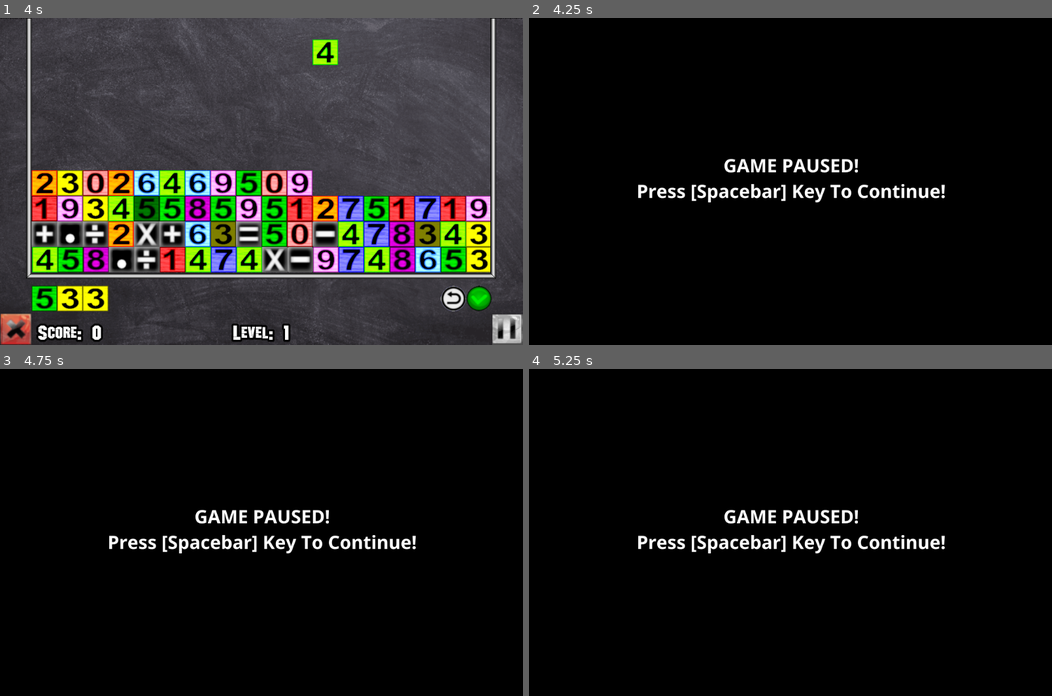
Above: before the commit, frames 1-4 (two rows, left to right).
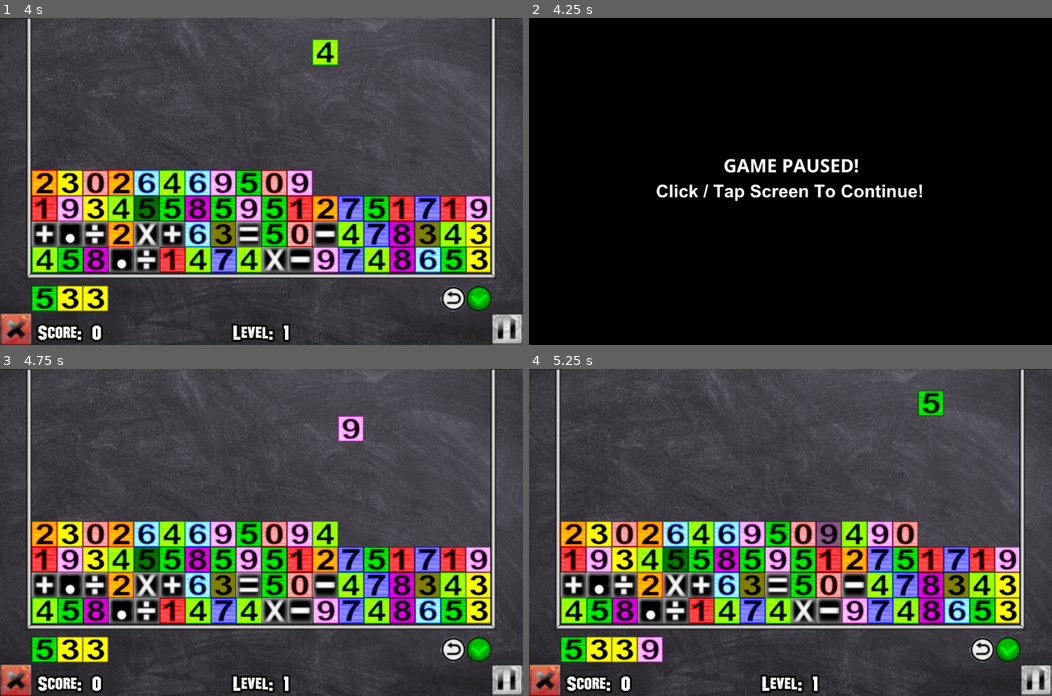
Above: after the commit, the same moments.

Repository: savantsavior/numbersfall
Game: Godot game, scene res://Main.tscn
The game is run twice, just before and just after one commit, with the same random seed, the same clock (stepped at 60 frames per second) and the same inputs.
Inputs (mouse positions are in pixels of both pictures, inside the frame that each line leads up to):
- Up to frame 1 (4 s): tap Enter at 0.5, 0.8, 3.8 s; move the mouse to (376, 165) at 0.52 s; hold Right (KeyboardRight) 0.53-1.25 s; hold Z (ButtonOne) 0.53-1.25 s; click (376, 165) at 0.67 s; drag from (156, 197) to (235, 246) at 1.27 s; move the mouse to (313, 109) at 2.02 s; hold Right (KeyboardRight) 2.03-2.75 s; tap Backspace at 2.1 s; click (313, 109) at 2.17 s; tap Shift at 2.3 s; drag from (235, 246) to (104, 132) at 2.77 s; move the mouse to (418, 230) at 3.52 s; hold Left (KeyboardLeft) from 3.53 s (still down); hold Z (ButtonOne) from 3.53 s (still down); click (418, 230) at 3.67 s
- Up to frame 2 (4.25 s): keep holding Left (KeyboardLeft); keep holding Z (ButtonOne); tap Space (Pause) at 4.15 s
- Up to frame 3 (4.75 s): release Left (KeyboardLeft) at 4.25 s; release Z (ButtonOne) at 4.25 s; drag from (104, 483) to (183, 450) at 4.27 s
- Up to frame 4 (5.25 s): move the mouse to (816, 532) at 5.02 s; hold Down (KeyboardDown) from 5.03 s (still down); tap Enter at 5.1 s; click (816, 532) at 5.17 s

Frame 1 is identical in both runs. In frame 2, 1.5% of the frame differs, in the area x 20-80%, y 50-57%; in frame 3, 95%, in the area x 0-100%, y 0-100%; in frame 4, 94%.

Commit message:
Bug Fixes

Diff:
--- a/project_numbersfall/InputCore.gd
+++ b/project_numbersfall/InputCore.gd
@@ -356,6 +356,8 @@
 
 #----------------------------------------------------------------------------------------
 func _input(event):
+	var touchDetected = false
+
 	InputDetected = false
 
 	KeyboardSpacebarPressed = false
@@ -364,47 +366,49 @@
 
 	KeyTypedOnKeyboard = "`"
 
-	if (ScreensCore.OperatingSys != ScreensCore.OSAndroid):
-		if (ScreensCore.ScreenToDisplay != ScreensCore.PlayingGameScreen):
-			MouseButtonLeftPressed = false
-
-		TouchTwoPressed = false
-	elif (ScreensCore.ScreenToDisplay != ScreensCore.PlayingGameScreen):
-		MouseButtonLeftPressed = false
-		TouchTwoPressed = false
-
 	if ScreensCore.ScreenFadeStatus != ScreensCore.FadingIdle:  return
 
 	MouseButtonLeftPressed = false
 	if (InputCore.DelayAllUserInput > -1):  return
 
-	if (ScreensCore.OperatingSys != ScreensCore.OSAndroid || ScreensCore.VideoAndroid == true):
-		if event is InputEventKey:
-			InputDetected = true
-			if event.keycode == KEY_ESCAPE and event.pressed:
-				if (ScreensCore.ScreenToDisplay < ScreensCore.TitleScreen):  AudioCore.PlayEffect(1)
-				ScreensCore.ScreenToDisplayNext = ScreensCore.TitleScreen
-				ScreensCore.ScreenFadeStatus = ScreensCore.FadingToBlack
-				LogicCore.StillPlaying = false
-				LogicCore.GameQuit = true
-				LogicCore.GameOver = true
-				InputCore.MouseButtonLeftPressed = false
-				InputCore.DelayAllUserInput = 35
-				AudioCore.PlayMusic(0, true)
-			elif event.keycode == KEY_SPACE and event.pressed:
-				if (ScreensCore.ScreenToDisplay < ScreensCore.TitleScreen):  AudioCore.PlayEffect(1)
-				KeyboardSpacebarPressed = true
-				KeyTypedOnKeyboard = "_"
-			elif event.keycode == KEY_ENTER and event.pressed:
-				if (ScreensCore.ScreenToDisplay < ScreensCore.TitleScreen):  AudioCore.PlayEffect(1)
-				KeyboardEnterPressed = true
-			elif event.keycode == KEY_BACKSPACE and event.pressed:
-				KeyboardBackspacePressed = true
-
-			if (event.pressed && event.keycode != KEY_SHIFT):
-				if (event.unicode > 32 && event.unicode < 137):
-					KeyTypedOnKeyboard = char(event.unicode)
-
+	if event is InputEventKey:
+		InputDetected = true
+		if event.keycode == KEY_ESCAPE and event.pressed:
+			if (ScreensCore.ScreenToDisplay < ScreensCore.TitleScreen):  AudioCore.PlayEffect(1)
+			ScreensCore.ScreenToDisplayNext = ScreensCore.TitleScreen
+			ScreensCore.ScreenFadeStatus = ScreensCore.FadingToBlack
+			LogicCore.StillPlaying = false
+			LogicCore.GameQuit = true
+			LogicCore.GameOver = true
+			InputCore.MouseButtonLeftPressed = false
+			InputCore.DelayAllUserInput = 35
+			AudioCore.PlayMusic(0, true)
+		elif event.keycode == KEY_SPACE and event.pressed:
+			if (ScreensCore.ScreenToDisplay < ScreensCore.TitleScreen):  AudioCore.PlayEffect(1)
+			KeyboardSpacebarPressed = true
+			KeyTypedOnKeyboard = "_"
+		elif event.keycode == KEY_ENTER and event.pressed:
+			if (ScreensCore.ScreenToDisplay < ScreensCore.TitleScreen):  AudioCore.PlayEffect(1)
+			KeyboardEnterPressed = true
+		elif event.keycode == KEY_BACKSPACE and event.pressed:
+			KeyboardBackspacePressed = true
+
+		if (event.pressed && event.keycode != KEY_SHIFT):
+			if (event.unicode > 32 && event.unicode < 137):
+				KeyTypedOnKeyboard = char(event.unicode)
+
+	if (event is InputEventScreenTouch and event.is_pressed() == true):
+		MouseButtonLeftPressed = true
+		MouseScreenX = event.position.x
+		MouseScreenY = event.position.y
+		touchDetected = true
+	elif (event is InputEventScreenDrag):
+		MouseButtonLeftPressed = true
+		MouseScreenX = event.position.x
+		MouseScreenY = event.position.y
+		touchDetected = true
+
+	if (touchDetected == false):
 		if event is InputEventMouseMotion:
 			MouseScreenX = event.position.x
 			MouseScreenY = event.position.y
@@ -429,35 +433,19 @@
 				else:
 					MouseButtonRightPressed = false
 
-	elif (ScreensCore.OperatingSys == ScreensCore.OSAndroid):
-		if (ScreensCore.ScreenToDisplay != ScreensCore.PlayingGameScreen):
-			if (event is InputEventScreenTouch and event.is_pressed() == true and MouseButtonLeftPressed == false):
-				MouseButtonLeftPressed = true
-				MouseScreenX = event.position.x
-				MouseScreenY = event.position.y
-			else:
-				MouseButtonLeftPressed = false
-				MouseScreenX = 999999
-				MouseScreenY = 999999
-		elif (ScreensCore.ScreenToDisplay == ScreensCore.PlayingGameScreen):
-			if (event is InputEventScreenTouch and event.is_pressed() == true):
-				MouseButtonLeftPressed = true
-				MouseScreenX = event.position.x
-				MouseScreenY = event.position.y
-			elif (event is InputEventScreenDrag and event.is_pressed() == true):
-				MouseButtonLeftPressed = true
-				MouseScreenX = event.position.x
-				MouseScreenY = event.position.y
-			else:
-				MouseButtonLeftPressed = false
-				MouseScreenX = 999999
-				MouseScreenY = 999999
-
-				TouchTwoPressed = false
-				TouchTwoScreenX = 999999
-				TouchTwoScreenY = 999999
-
 	if (JoystickDirection[InputKeyboard] != JoyCentered or JoyButtonOne[InputKeyboard] != NotPressed or JoyButtonTwo[InputKeyboard] != NotPressed or MouseButtonLeftPressed != false or MouseButtonRightPressed != false):
 		InputDetected = true
 
+	if (ScreensCore.ScreenToDisplay == ScreensCore.PlayingGameScreen and LogicCore.PAUSEgame == true && MouseButtonLeftPressed == true):
+		LogicCore.PAUSEgame = false
+		LogicCore.PauseWasJustPressed = true
+
+		VisualsCore.DrawSprite(2, (VisualsCore.ScreenWidth/2.0), (VisualsCore.ScreenHeight/2.0), 1.0, 1.0, 0, 1.0, 1.0, 1.0, 0.0)
+
+		AudioCore.MusicVolume = OldMusicVolume
+		AudioCore.MusicPlayer.set_volume_db(AudioCore.ConvertLinearToDB(AudioCore.MusicVolume))
+
+		AudioCore.PlayEffect(1)
+		DelayAllUserInput = 25
+
 	pass
--- a/project_numbersfall/ScreensCore.gd
+++ b/project_numbersfall/ScreensCore.gd
@@ -1291,6 +1291,8 @@
 
 		TSOneDisplayTimer = 125
 
+		InputCore.DelayAllUserInput = 50
+
 	if ScreenFadeStatus == FadingIdle:
 		for index in range(250):
 			if (VisualsCore.StarY[index] < 640+40):
@@ -1333,7 +1335,7 @@
 			if (InputCore.DelayAllUserInput == -1 && (InputCore.MouseButtonLeftPressed == true || InputCore.KeyboardSpacebarPressed == true || InputCore.KeyboardEnterPressed == true || InputCore.JoyButtonOne[InputCore.InputAny] == InputCore.Pressed)):
 				ScreenFadeStatus = FadingToBlack
 
-		if (InputCore.MouseButtonLeftPressed == true || InputCore.KeyboardSpacebarPressed == true || InputCore.KeyboardEnterPressed == true || InputCore.JoyButtonOne[InputCore.InputAny] == InputCore.Pressed):
+		if ( (InputCore.MouseButtonLeftPressed == true || InputCore.KeyboardSpacebarPressed == true || InputCore.KeyboardEnterPressed == true || InputCore.JoyButtonOne[InputCore.InputAny] == InputCore.Pressed) && (InputCore.DelayAllUserInput == -1) ):
 			InputCore.DelayAllUserInput = 30
 			ScreenFadeStatus = FadingToBlack
 		elif (TS1ScreenY <= (VisualsCore.ScreenHeight/2.0)):
@@ -1942,7 +1944,7 @@
 
 	if (VisualsCore.ScreenIsDirty == true):
 		VisualsCore.ScreenIsDirtyFrame+=1
-		print("Screen Is Dirty Frame = "+str(VisualsCore.ScreenIsDirtyFrame))
+#		print("Screen Is Dirty Frame = "+str(VisualsCore.ScreenIsDirtyFrame))
 		if ScreenToDisplay == HTML5Screen:
 			DisplayHTML5Screen()
 		elif ScreenToDisplay == GodotScreen:
--- a/project_numbersfall/project.godot
+++ b/project_numbersfall/project.godot
@@ -14,7 +14,7 @@
 
 [application]
 
-config/name="\"NumbersFall 110%[TM]\" - v1.1.0 Retail 4 - Savantsavior.itch.io/"
+config/name="\"NumbersFall 110%[TM]\" - v1.1.0 Retail 4 - Savantsavior.itch.io"
 run/main_scene="res://Main.tscn"
 config/features=PackedStringArray("4.6")
 run/max_fps=30
Not shown, changed: project_numbersfall/export_presets.cfg
Binary file changed: project_numbersfall/media/images/backgrounds/BG_Paused.png
Not shown, changed: project_numbersfall/.gitignore
Not shown, changed: project_numbersfall/README.md
Not shown, changed: project_numbersfall/media/sound/SND-MenuClick.ogg
Not shown, changed: project_numbersfall/media/sound/SND-MenuMove.ogg
